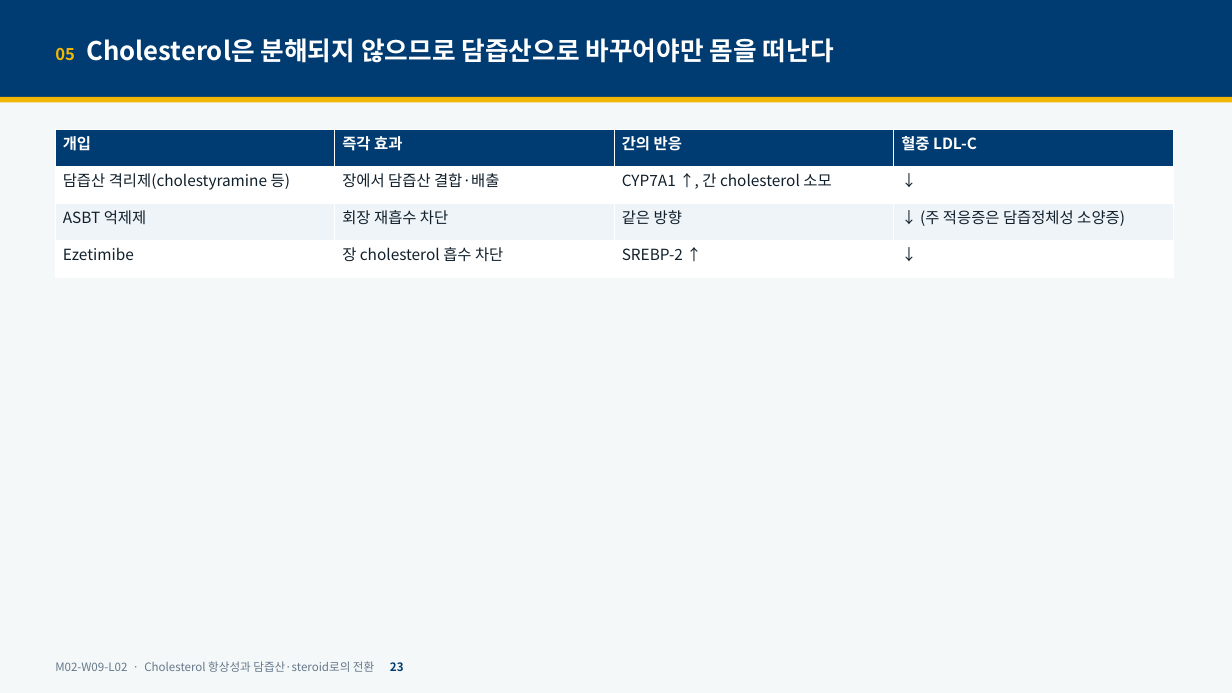
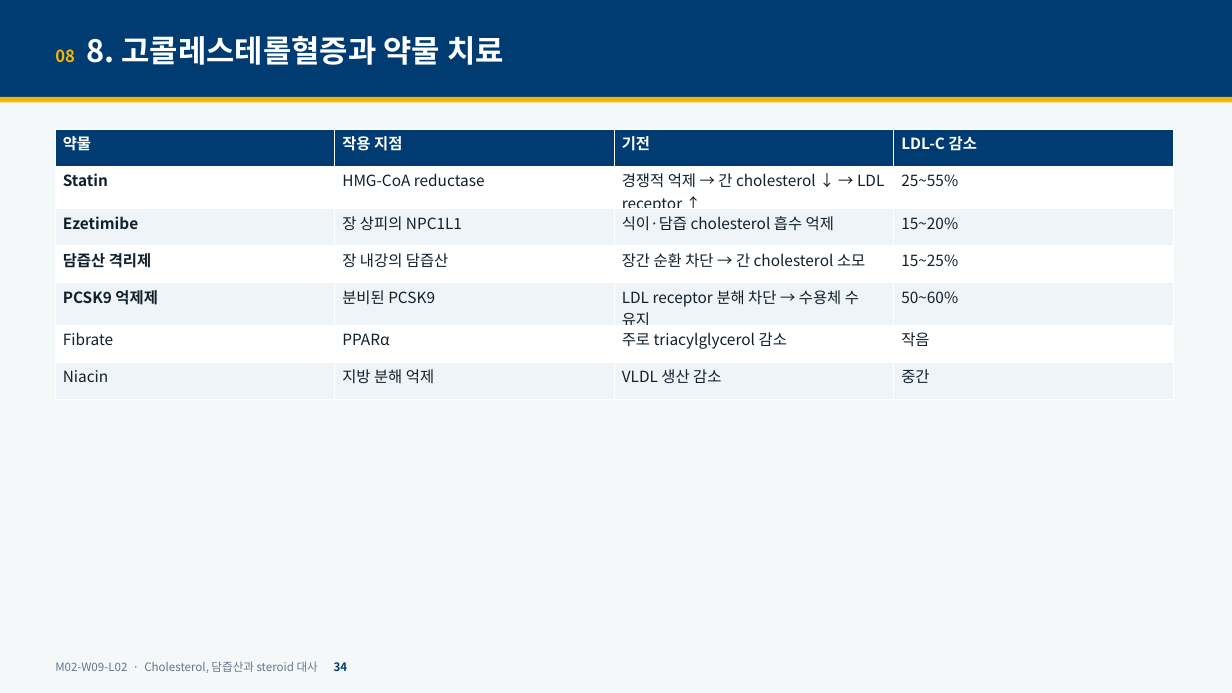
Before and after one commit to hoperiasd2/hoperiasd2.github.io, a slide deck: slide 34 of curriculum/M02/W09/L02/slides.pptx (slide 23 before the commit). Drawn at 1232x693 pixels with LibreOffice and Linux fonts; fonts in the diff are those of the drawing. Boxes give left, top, right and bottom in pixels: in the first picture for what was removed or moved away, otherwise in the second. Text is boxed around its words. In the diff, an @@ line names an element or a change of style, - is before the commit and + after.

```diff
--- a/curriculum/M02/W09/L02/slides.pptx
+++ b/curriculum/M02/W09/L02/slides.pptx
@@ text at (55, 36, 504, 65): text changed; size 20 to 24 pt @@
-05 Cholesterol은 분해되지 않으므로 담즙산으로 바꾸어야만 몸을 떠난다
+08 8. 고콜레스테롤혈증과 약물 치료
@@ table at (55, 129, 1172, 388) @@
-row 1: 개입 | 즉각 효과 | 간의 반응 | 혈중 LDL-C
-row 2: 담즙산 격리제(cholestyramine 등) | 장에서 담즙산 결합·배출 | CYP7A1 ↑, 간 cholesterol 소모 | ↓
-row 3: ASBT 억제제 | 회장 재흡수 차단 | 같은 방향 | ↓ (주 적응증은 담즙정체성 소양증)
-row 4: Ezetimibe | 장 cholesterol 흡수 차단 | SREBP-2 ↑ | ↓
+row 1: 약물 | 작용 지점 | 기전 | LDL-C 감소
+row 2: Statin | HMG-CoA reductase | 경쟁적 억제 → 간 cholesterol ↓ → LDL receptor ↑ | 25~55%
+row 3: Ezetimibe | 장 상피의 NPC1L1 | 식이·담즙 cholesterol 흡수 억제 | 15~20%
+row 4: 담즙산 격리제 | 장 내강의 담즙산 | 장간 순환 차단 → 간 cholesterol 소모 | 15~25%
+row 5: PCSK9 억제제 | 분비된 PCSK9 | LDL receptor 분해 차단 → 수용체 수 유지 | 50~60%
+row 6: Fibrate | PPARα | 주로 triacylglycerol 감소 | 작음
+row 7: Niacin | 지방 분해 억제 | VLDL 생산 감소 | 중간
@@ text at (55, 661, 348, 673): text changed @@
-M02-W09-L02 · Cholesterol 항상성과 담즙산·steroid로의 전환 23
+M02-W09-L02 · Cholesterol, 담즙산과 steroid 대사 34
```
Also in this commit, not shown: 32 other slides changed, 11 slides added, 10 slides removed, 10 other files.
